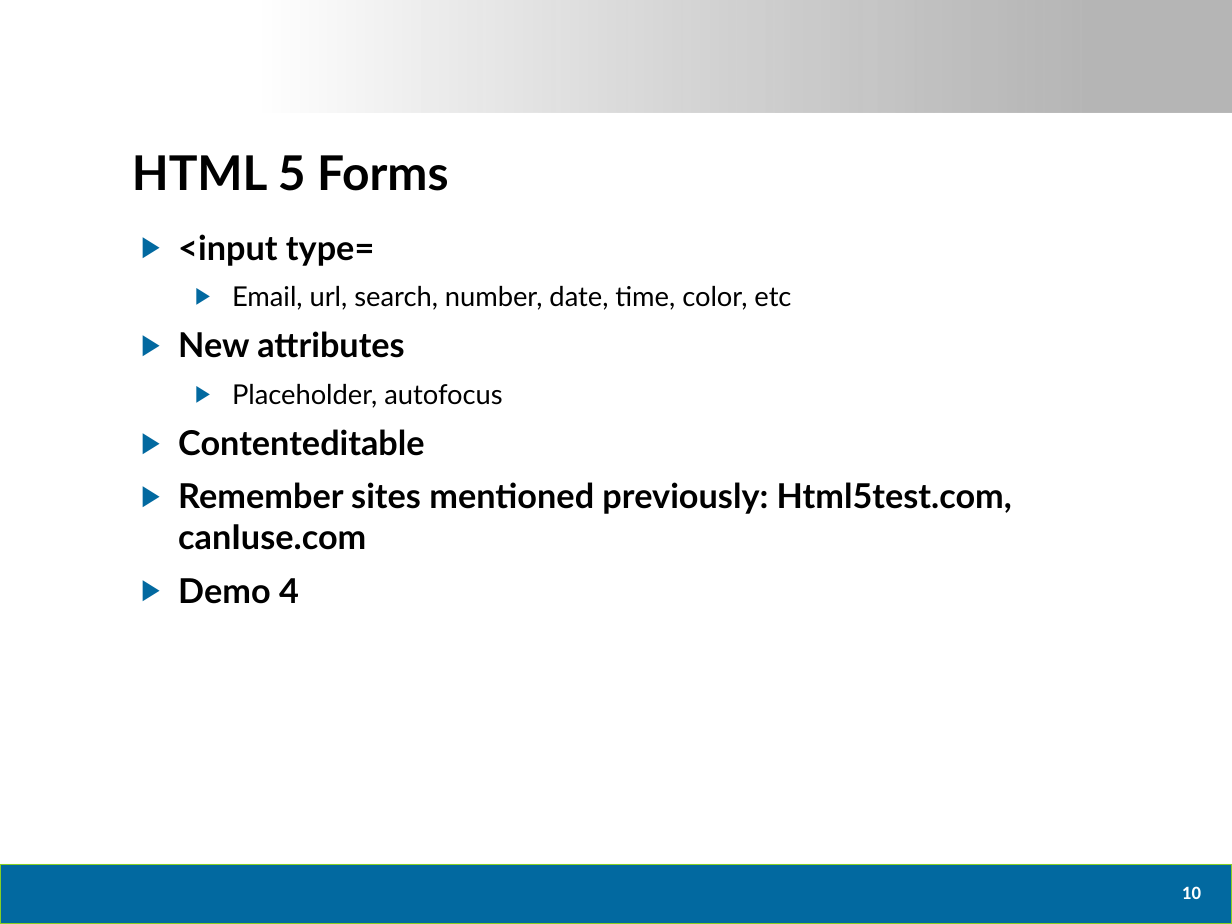
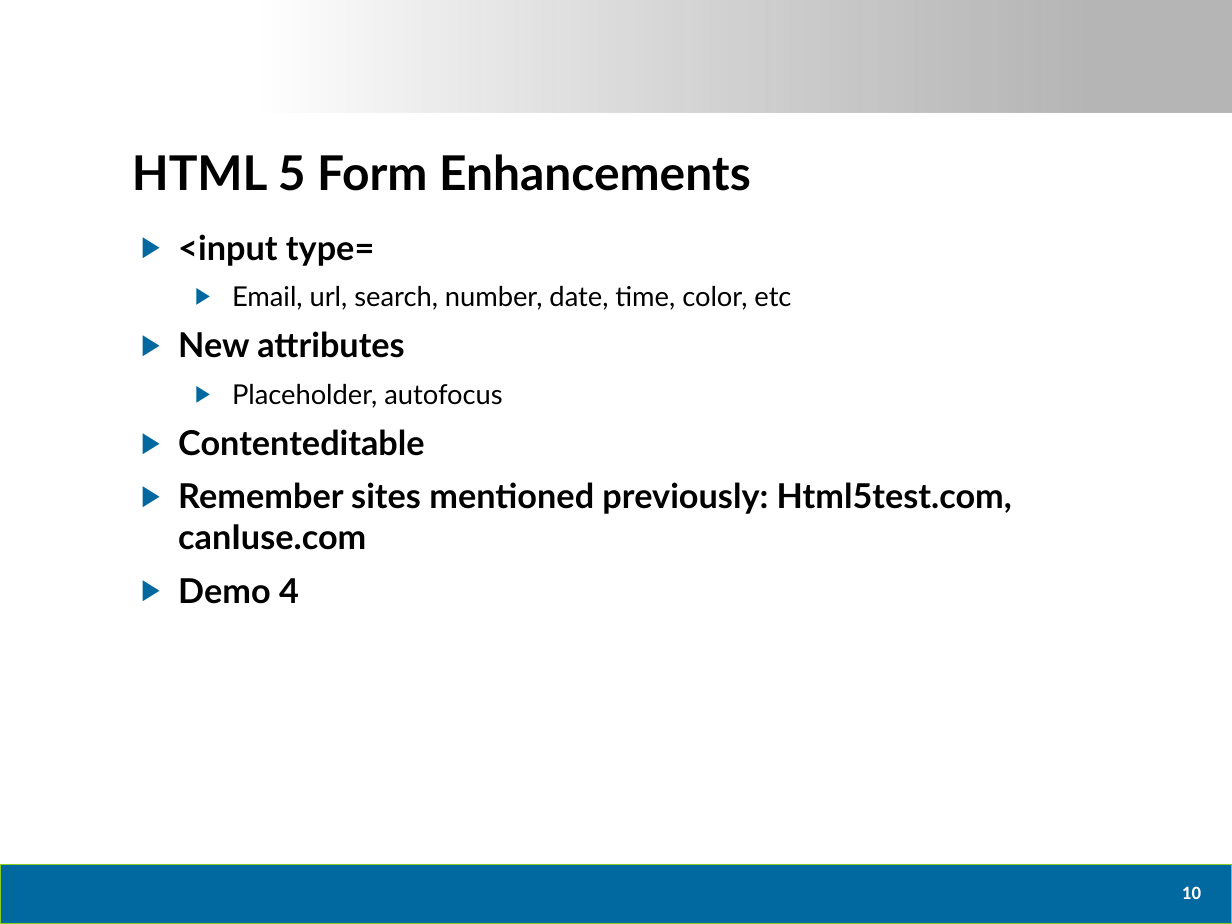
Before and after one commit to dtomyn/HTML5Demo1, a slide deck: slide 11 of Docs/2012 - Live360 Event Review (NEWER).pptx. Drawn at 1232x924 pixels with LibreOffice and Linux fonts; fonts in the diff are those of the drawing; background and template pictures are left out. Boxes give left, top, right and bottom in pixels: in the first picture for what was removed or moved away, otherwise in the second. Text is boxed around its words. In the diff, an @@ line names an element or a change of style, - is before the commit and + after.

```diff
--- a/Docs/2012 - Live360 Event Review (NEWER).pptx
+++ b/Docs/2012 - Live360 Event Review (NEWER).pptx
@@ title at (x1=132, y1=154, x2=751, y2=191): text changed @@
-HTML 5 Forms
+HTML 5 Form Enhancements
```
Also in this commit, not shown: 8 other slides changed, 1 slide added, 2 other files.
